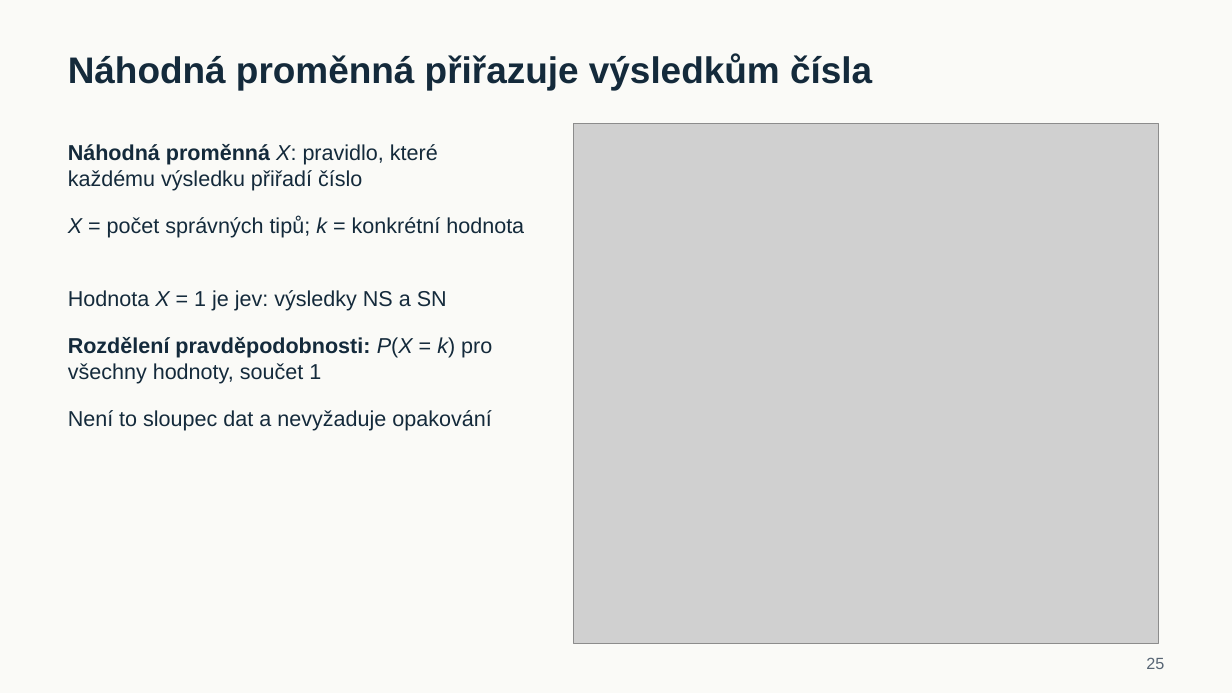
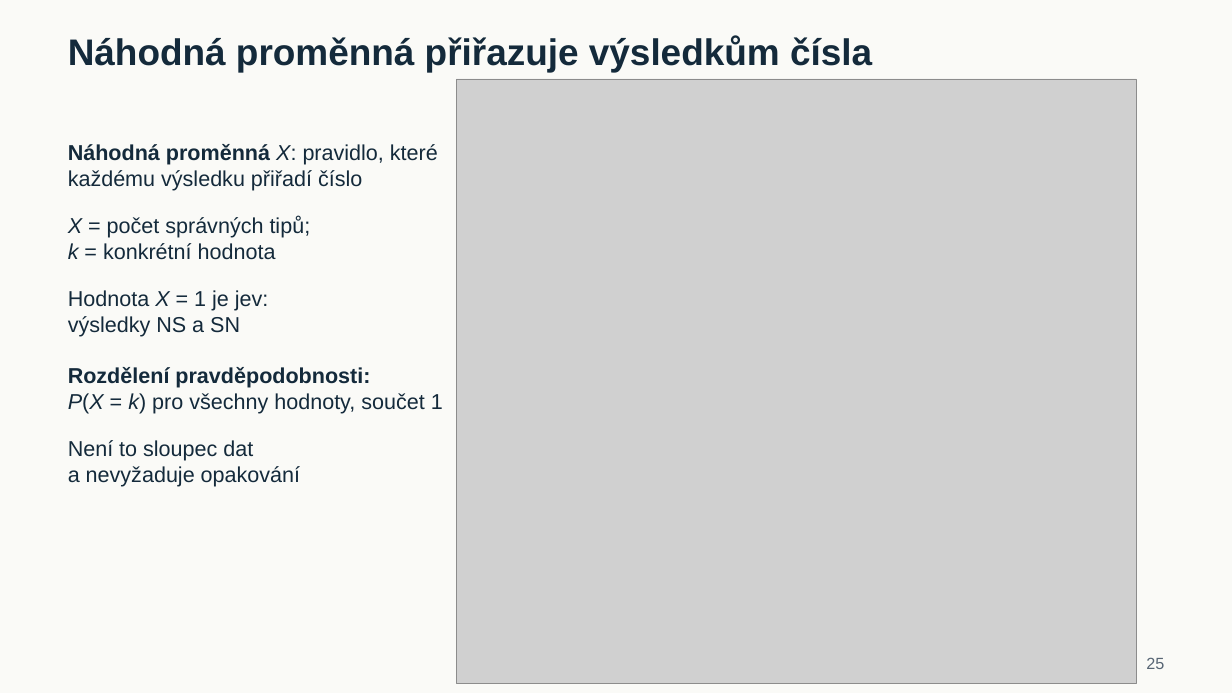
Before and after one commit to reckak/statistics-for-psychology, a slide deck: slide 25 of presentations/kapitola_05_pravdepodobnost.pptx. Drawn at 1232x693 pixels with LibreOffice and Linux fonts; fonts in the diff are those of the drawing; grey boxes stand for pictures. Boxes give left, top, right and bottom in pixels: in the first picture for what was removed or moved away, otherwise in the second. Text is boxed around its words. In the diff, an @@ line names an element or a change of style, - is before the commit and + after.

```diff
--- a/presentations/kapitola_05_pravdepodobnost.pptx
+++ b/presentations/kapitola_05_pravdepodobnost.pptx
@@ text "Náhodná proměnná přiřazuje výsledkům čísla": place and size @@
-text "Náhodná proměnná přiřazuje výsledkům čísla" at [68, 54, 872, 90]
+text "Náhodná proměnná přiřazuje výsledkům čísla" at [68, 36, 872, 72]
@@ picture: place and size @@
-picture at [574, 123, 1158, 643]
+picture at [456, 79, 1136, 684]
@@ text "X = počet správných tipů; ..." rewrapped from [68, 216, 524, 238] to [68, 216, 311, 260] @@
@@ text "Hodnota X = 1 je ..." rewrapped from [68, 290, 447, 311] to [68, 290, 269, 337] @@
@@ text "Rozdělení pravděpodobnosti: P(X = k) ..." rewrapped from [68, 337, 492, 384] to [68, 367, 443, 414] @@
@@ text "Není to sloupec dat a ..." rewrapped from [68, 410, 491, 431] to [68, 440, 300, 487] @@
```
Also in this commit, not shown: 11 other slides changed, 1 other file.
